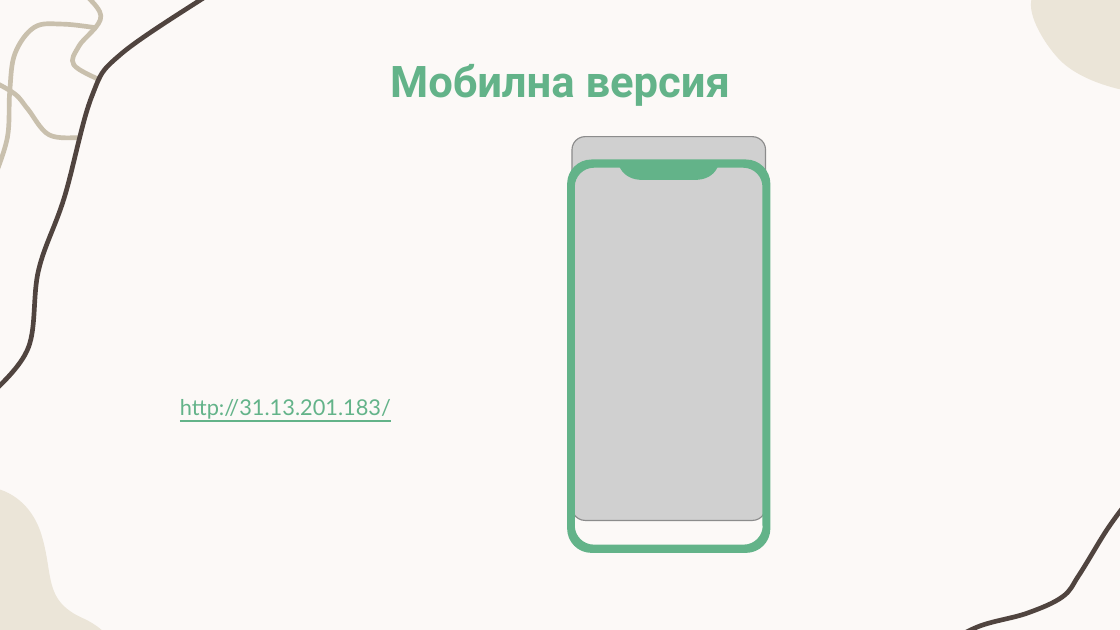
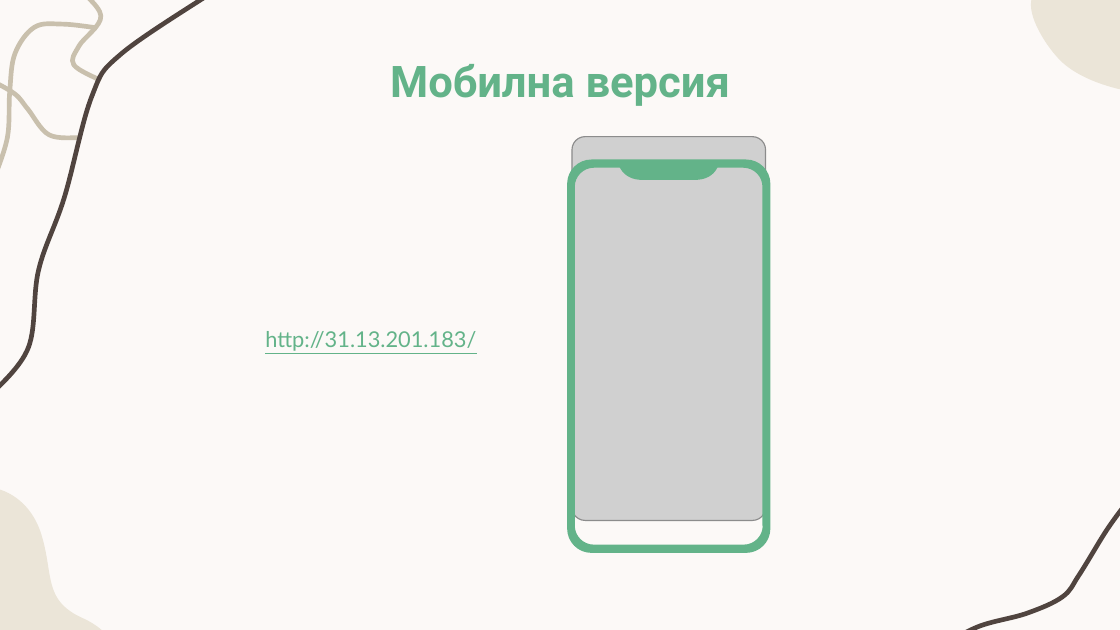
Before and after one commit to StefiKocheva/TaxiBook, a slide deck: slide 13 of Documents/TaxiBook.pptx (slide 15 before the commit). Drawn at 1120x630 pixels with LibreOffice and Linux fonts; fonts in the diff are those of the drawing; grey boxes stand for pictures. Boxes give left, top, right and bottom in pixels: in the first picture for what was removed or moved away, otherwise in the second. Text is boxed around its words. In the diff, an @@ line names an element or a change of style, - is before the commit and + after.

```diff
--- a/Documents/TaxiBook.pptx
+++ b/Documents/TaxiBook.pptx
@@ subtitle "http://31.13.201.183/": place and size @@
-subtitle "http://31.13.201.183/" at <box>180,399,391,419</box>
+subtitle "http://31.13.201.183/" at <box>265,331,476,351</box>
```
Also in this commit, not shown: 6 other slides changed, 3 slides added, 1 slide removed, 52 other files.
